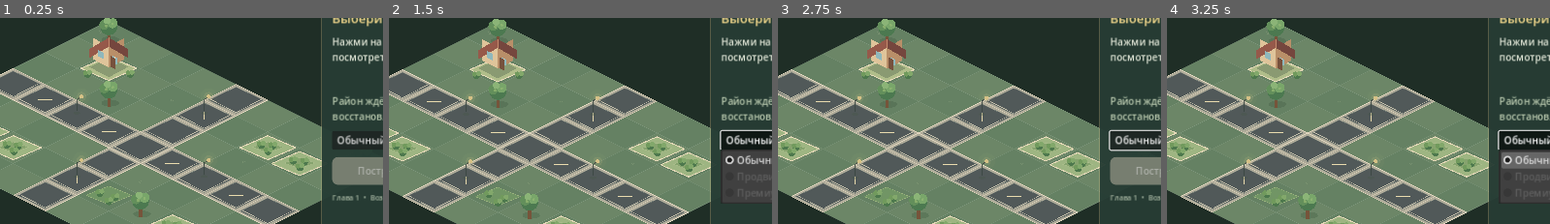
Above: before the commit, frames 1-4 (left to right).
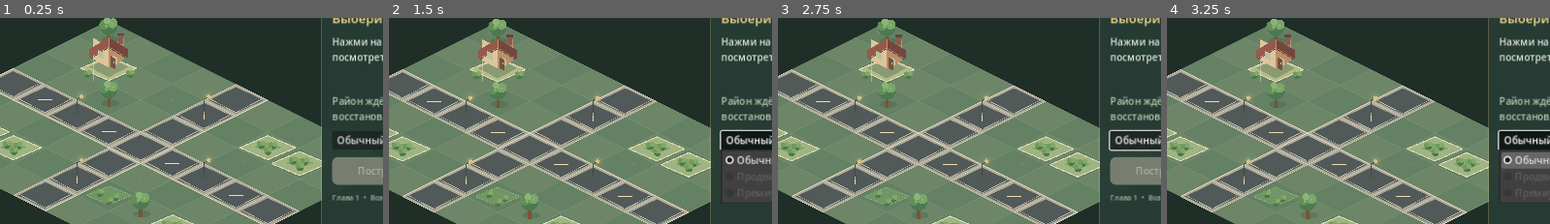
Above: after the commit, the same moments.

Repository: wellbi-creator/rayon-za-rubl
Game: Godot game, scene res://scenes/main.tscn
Same seed, same stepped clock (60 frames per second), same inputs: the game is played once before the commit and once after it.
Inputs (mouse positions are % of the whole screen's width and height, from its top left):
- Up to frame 1 (0.25 s): no input
- Up to frame 2 (1.5 s): move the mouse to (72, 46) at 0.52 s; hold D 0.53-1.25 s; click (72, 46) at 0.67 s; click "Обычный дом — 10 минут" at 1.25 s
- Up to frame 3 (2.75 s): tap Enter at 2 s; drag from (30, 57) to (45, 73) at 2.02 s
- Up to frame 4 (3.25 s): tap Space at 2.75 s; move the mouse to (60, 29) at 2.77 s; hold D from 2.78 s (still down)
The pictures show only the part of the screen within x 32-82%, y 24-74%; the shares and areas given below are measured in that part.

The runs differ from the first frame. In frame 1, 0.2% of the frame differs, in the area x 23-33%, y 7-31%; in frame 2, 0.2%; in frame 3, 0.2%; in frame 4, 0.2%.

Commit message:
Add roof and facade details with night window glow

Diff:
--- a/scripts/world/isometric_district_world.gd
+++ b/scripts/world/isometric_district_world.gd
@@ -161,14 +161,27 @@
 		ground + Vector2(39, -39), ground + Vector2(0, -62)
 	]), Color("#75463e"))
 	draw_line(ground + Vector2(0, -62), ground + Vector2(0, -44), Color("#c58c6c"), 2.0)
+	# Roof seams, chimney and eaves add readable architectural detail.
+	draw_line(ground + Vector2(-28, -27), ground + Vector2(-5, -41), Color("#b8755e"), 1.2)
+	draw_line(ground + Vector2(5, -41), ground + Vector2(28, -27), Color("#a96c58"), 1.2)
+	draw_line(ground + Vector2(-35, -21), ground + Vector2(0, -42), Color("#5f403b"), 1.4)
+	draw_line(ground + Vector2(0, -42), ground + Vector2(35, -21), Color("#5f403b"), 1.4)
+	draw_rect(Rect2(ground + Vector2(20, -68), Vector2(8, 19)), Color("#8a5b4c"), true)
+	draw_rect(Rect2(ground + Vector2(18, -70), Vector2(12, 4)), Color("#62463f"), true)
 	var window_color := Color("#f4d77f") if repaired else Color("#8fb8bc")
+	window_color = window_color.lerp(Color("#f2cf78"), night_factor * 0.85)
 	_draw_iso_window(ground + Vector2(-21, -37), window_color)
 	_draw_iso_window(ground + Vector2(8, -25), window_color)
+	if night_factor > 0.05:
+		draw_circle(ground + Vector2(-16, -28), 10.0, Color("#f7d98b", night_factor * 0.10))
+		draw_circle(ground + Vector2(13, -16), 10.0, Color("#f7d98b", night_factor * 0.10))
 	# Door is drawn on the front-facing right wall.
 	draw_colored_polygon(PackedVector2Array([
 		ground + Vector2(4, -25), ground + Vector2(13, -20),
 		ground + Vector2(13, 2), ground + Vector2(4, -3)
 	]), Color("#76513d"))
+	draw_circle(ground + Vector2(10, -12), 1.5, Color("#e2bd78"))
+	draw_line(ground + Vector2(-31, -18), ground + Vector2(-31, 25), Color("#f0d7ad", 0.5), 1.0)
 	_draw_bush(ground + Vector2(-43, 12))
 	_draw_bush(ground + Vector2(43, 12))
 	if repaired:
